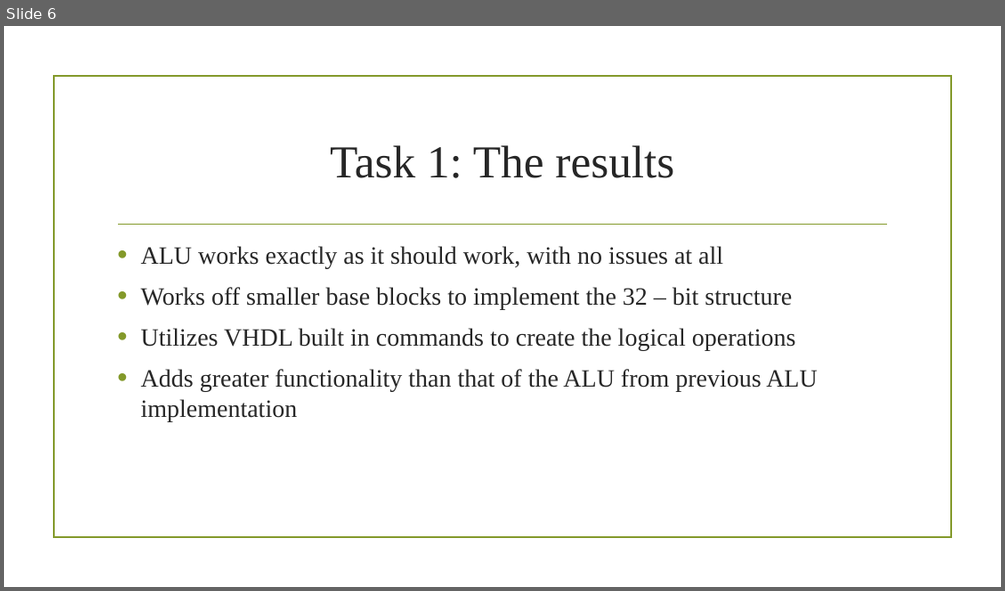
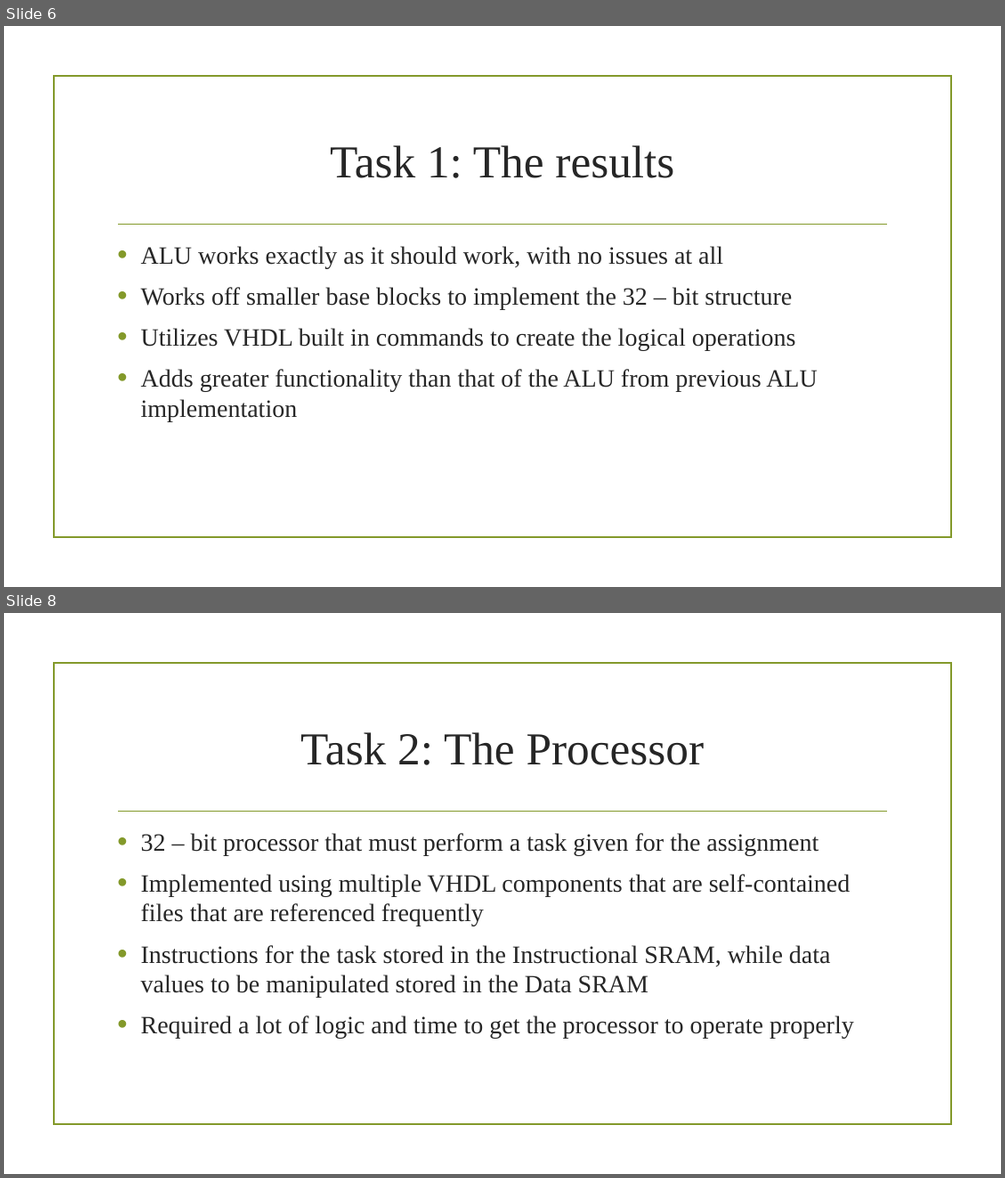
Before and after one commit to Astalidan/LiProject, a slide deck: Documentation/Li_Project_PowerPoint.pptx. Shown one above the other, each under a label of ours: slide 6 before the commit, slides 6 and 8 after it; the slides between them are not shown. The pictures are 1005x591 and 1005x1178 pixels, drawn with LibreOffice and Linux fonts; fonts in the diff are those of the drawing; background and template pictures are left out. Boxes give left, top, right and bottom in pixels: in the first picture for what was removed or moved away, otherwise in the second. Text is boxed around its words. In the diff, an @@ line names an element or a change of style, - is before the commit and + after.

```diff
--- a/Documentation/Li_Project_PowerPoint.pptx
+++ b/Documentation/Li_Project_PowerPoint.pptx
@@ slide 8 added at [4,613,1001,1174], background picture (left out); not listed: 2 template elements that a slide beside it also shows @@
@@ title added at [300,732,704,765], 44 pt, text #262626 @@
+Task 2: The Processor
@@ text added at [141,833,854,1038], 24 pt, text #262626 @@
+• 32 – bit processor that must perform a task given for the assignment
+• Implemented using multiple VHDL components that are self-contained files that are referenced frequently
+• Instructions for the task stored in the Instructional SRAM, while data values to be manipulated stored in the Data SRAM
+• Required a lot of logic and time to get the processor to operate properly
```
Also in this commit, not shown: 13 other slides added.
